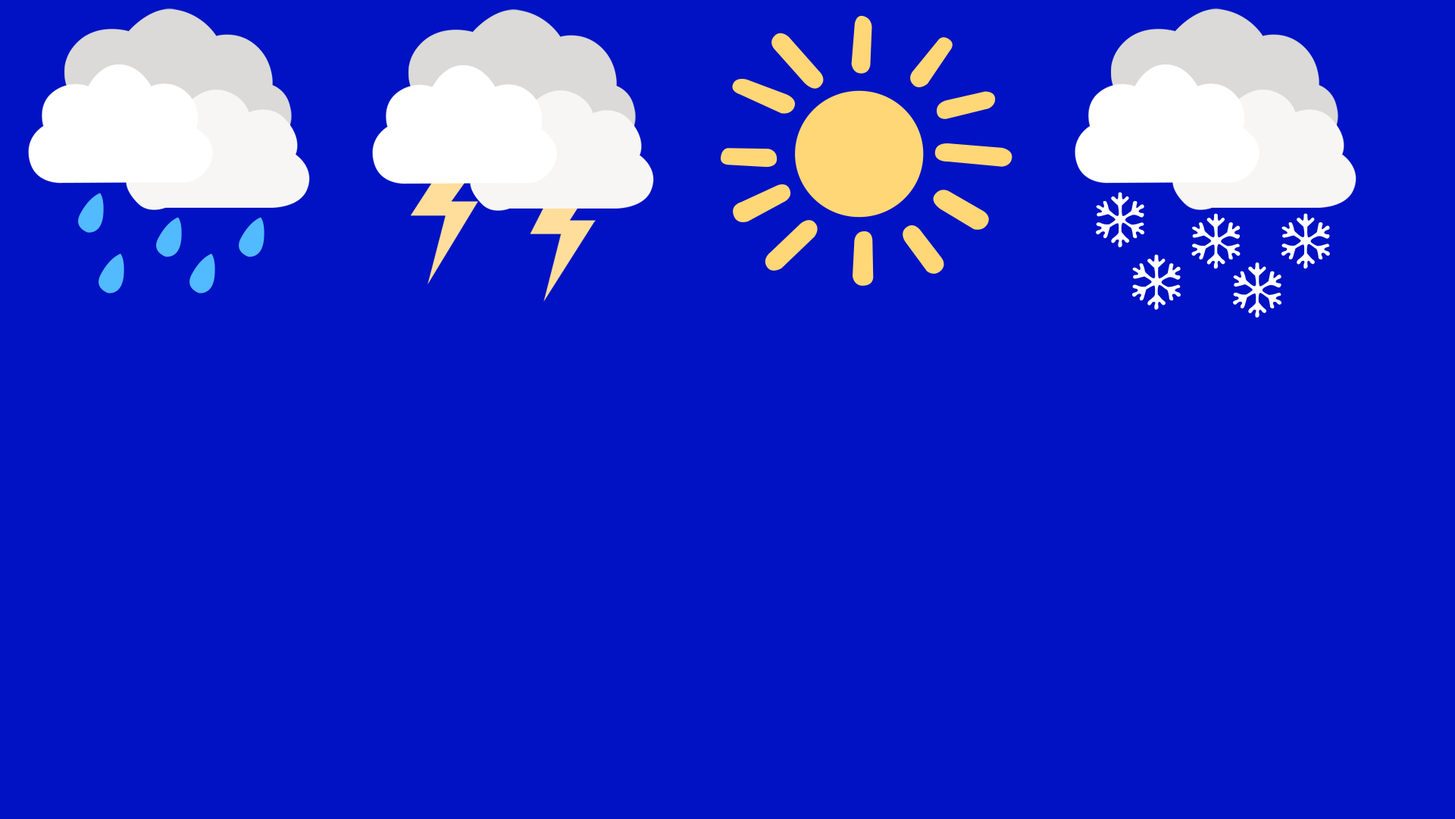
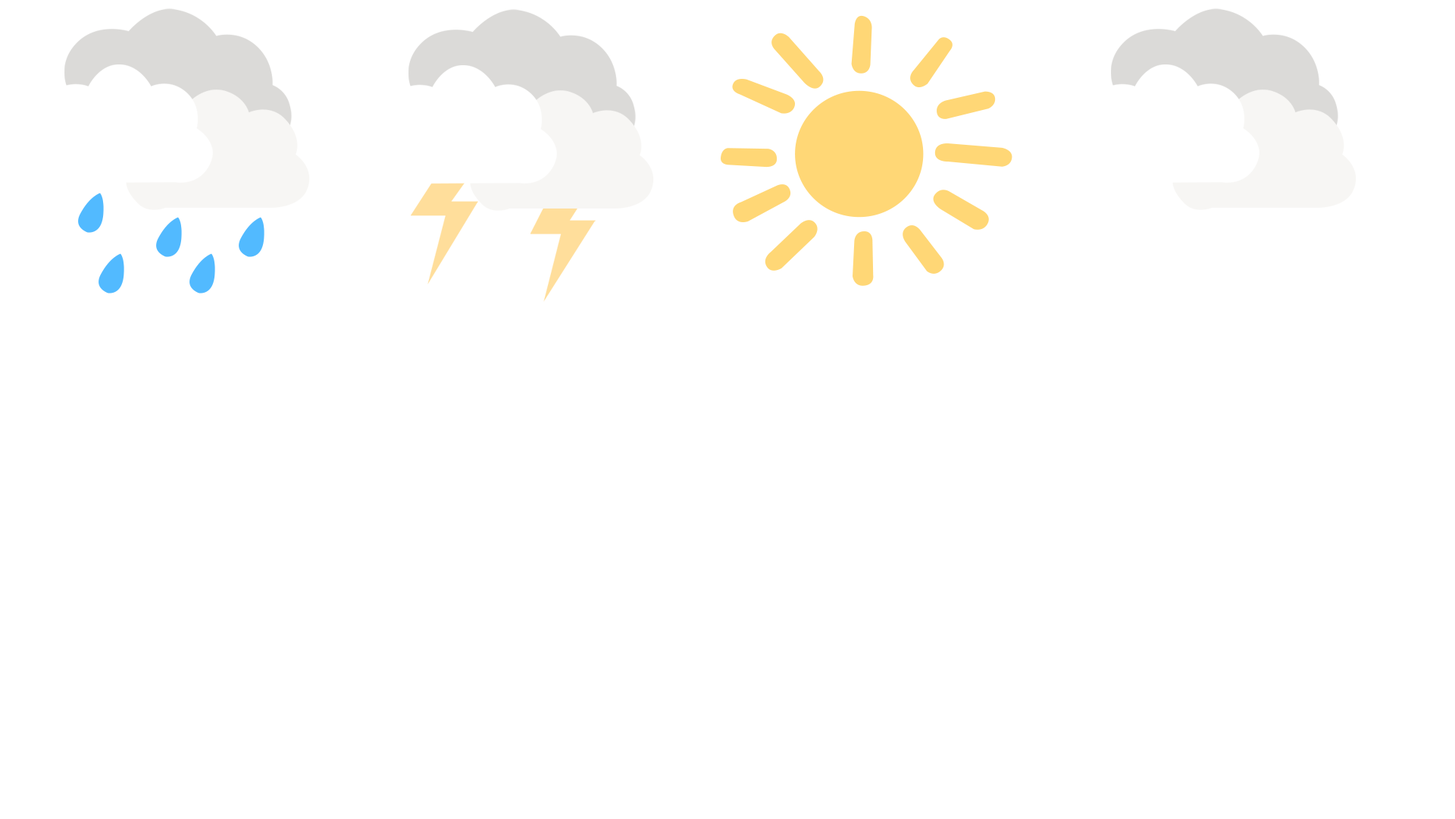
Revision of a layered (1455, 819) image; what changed, layer by layer:
painted on "Shape 1" (1st of 5) over [1248, 280, 1275, 305]
painted on "Shape 1" (2nd of 5) over [1132, 266, 1162, 298]
painted on "Shape 1" (3rd of 5) over [1203, 234, 1219, 256]
painted on "Shape 1" (4th of 5) over [1282, 227, 1331, 264]
hid "Background" over [0, 0, 1455, 819]
